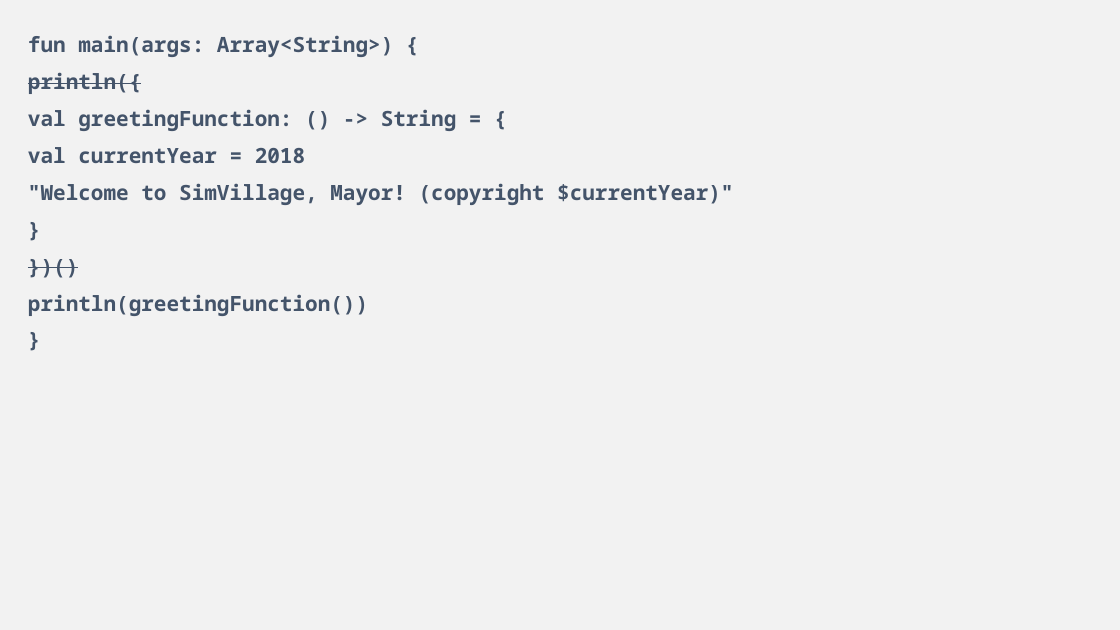
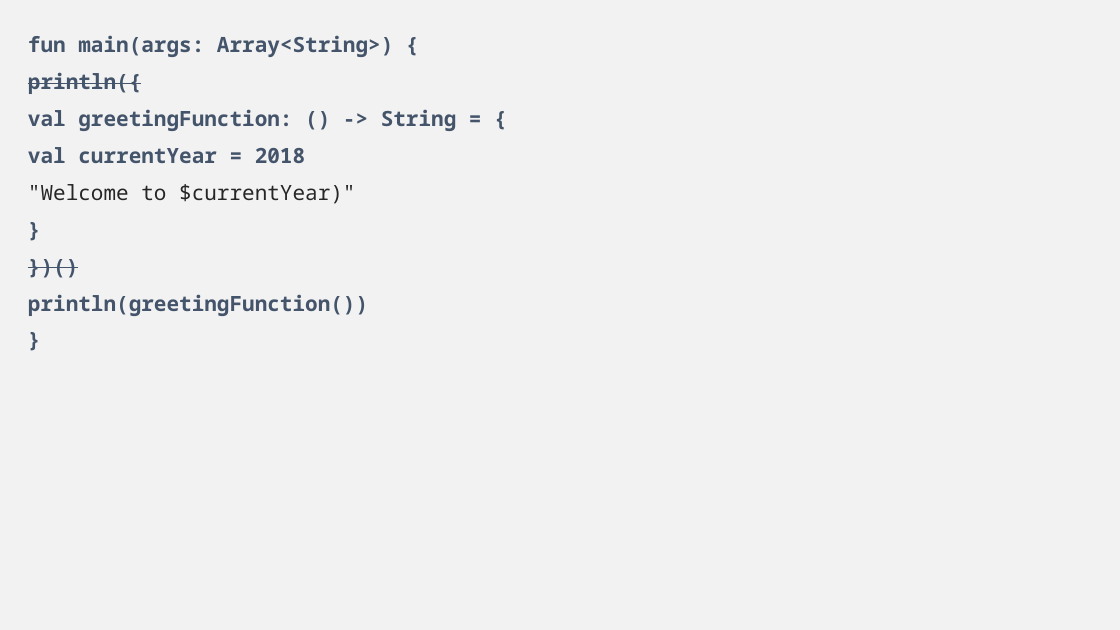
Before and after one commit to CesaCollege/Android, a slide deck: slide 7 of Kotlin/Slides/5-Anonymous Functions and the Function Type.pptx. Drawn at 1120x630 pixels with LibreOffice and Linux fonts; fonts in the diff are those of the drawing. Boxes give left, top, right and bottom in pixels: in the first picture for what was removed or moved away, otherwise in the second. Text is boxed around its words. In the diff, an @@ line names an element or a change of style, - is before the commit and + after.

```diff
--- a/Kotlin/Slides/5-Anonymous Functions and the Function Type.pptx
+++ b/Kotlin/Slides/5-Anonymous Functions and the Function Type.pptx
@@ text at (28, 184, 355, 204): text changed; text colour #44546A to #262626; bold off @@
-"Welcome to SimVillage, Mayor! (copyright $currentYear)"
+"Welcome to $currentYear)"
```
Also in this commit, not shown: 3 other slides changed, 6 other files.
